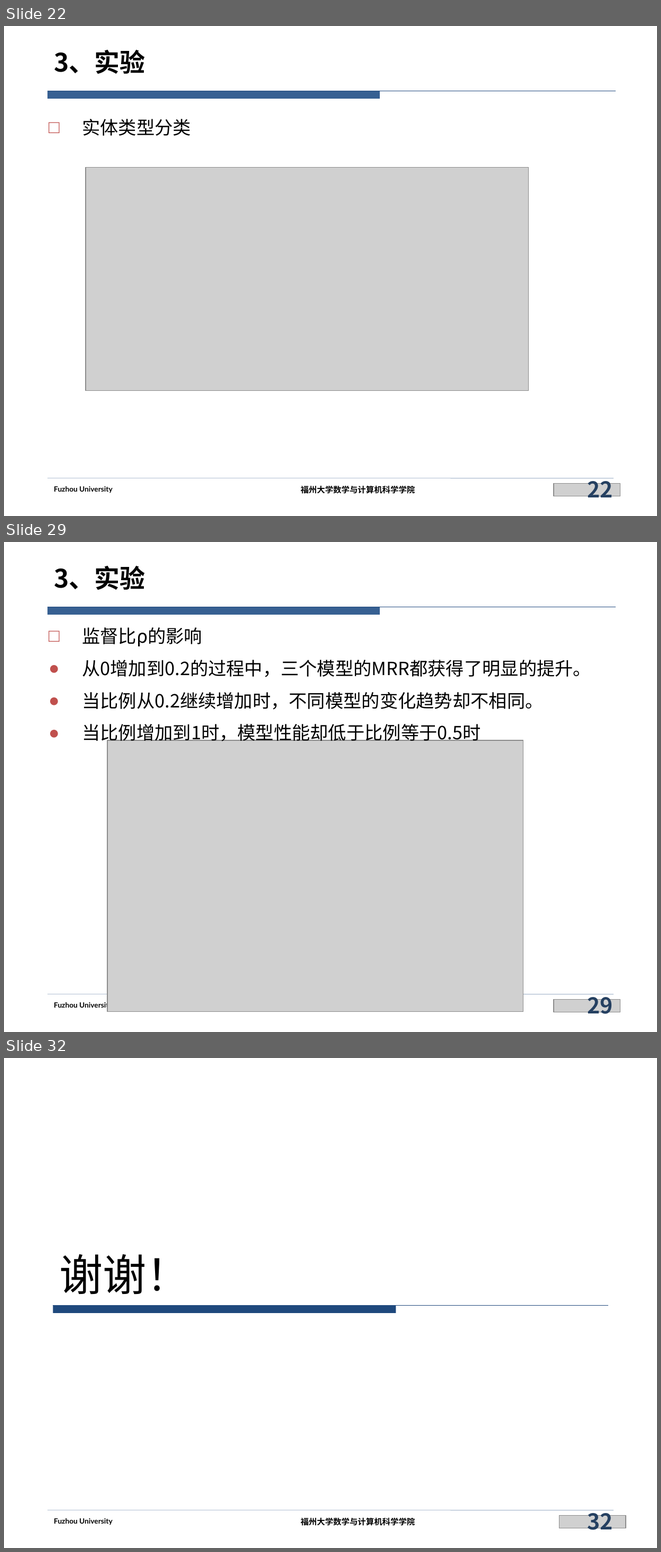
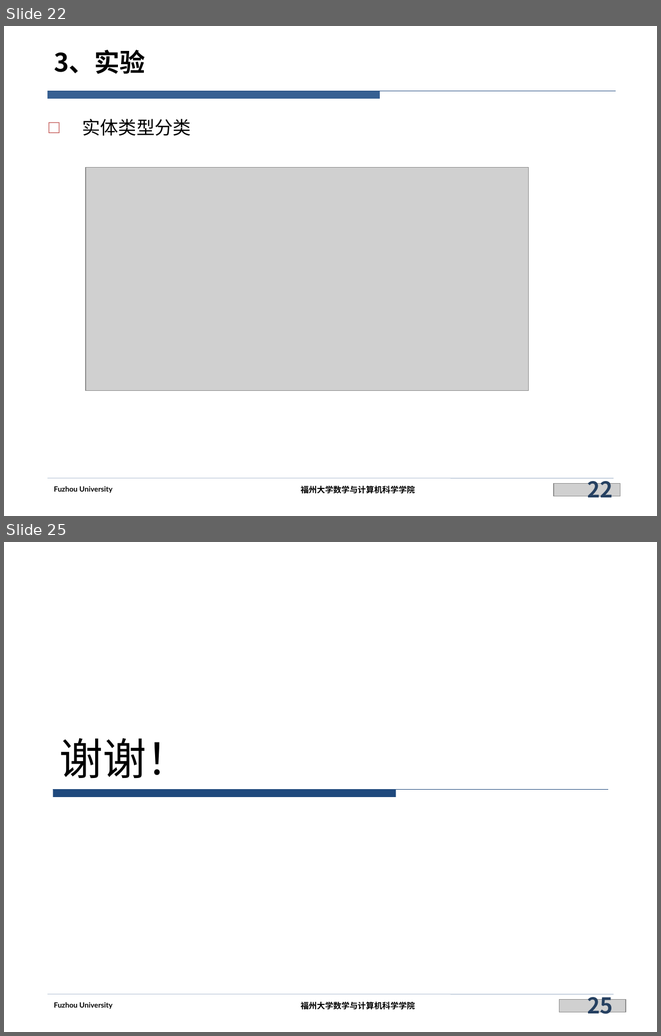
Before and after one commit to siberia0015/Paper-Report, a slide deck: 实验室/ConnectE/ConnectE.pptx. Shown one above the other, each under a label of ours: slides 22, 29 and 32 before the commit, slides 22 and 25 after it; the slides between them are not shown. The pictures are 661x1552 and 661x1036 pixels, drawn with LibreOffice and Linux fonts; fonts in the diff are those of the drawing; grey boxes stand for pictures; background and template pictures are left out. Boxes give left, top, right and bottom in pixels: in the first picture for what was removed or moved away, otherwise in the second. Text is boxed around its words. In the diff, an @@ line names an element or a change of style, - is before the commit and + after.

```diff
--- a/实验室/ConnectE/ConnectE.pptx
+++ b/实验室/ConnectE/ConnectE.pptx
@@ slide 29 removed at (4,542,657,1032), background #FFFFFF; not listed: 5 template elements that a slide beside it also shows @@
@@ title removed at (54,566,145,590) @@
-3、实验
@@ text removed at (82,627,591,744) @@
-□ 监督比ρ的影响
-● 从0增加到0.2的过程中，三个模型的MRR都获得了明显的提升。
-● 当比例从0.2继续增加时，不同模型的变化趋势却不相同。
-● 当比例增加到1时，模型性能却低于比例等于0.5时
@@ picture removed at (107,741,523,1012) @@
@@ picture removed at (554,999,620,1012) @@
@@ page number removed at (587,990,612,1018) @@
-29
@@ what was slide 32 is now slide 25 @@
@@ page number at (587,990,612,1018): text changed @@
-32
+25
```
Also in this commit, not shown: 2 slides changed, 6 other slides removed.
